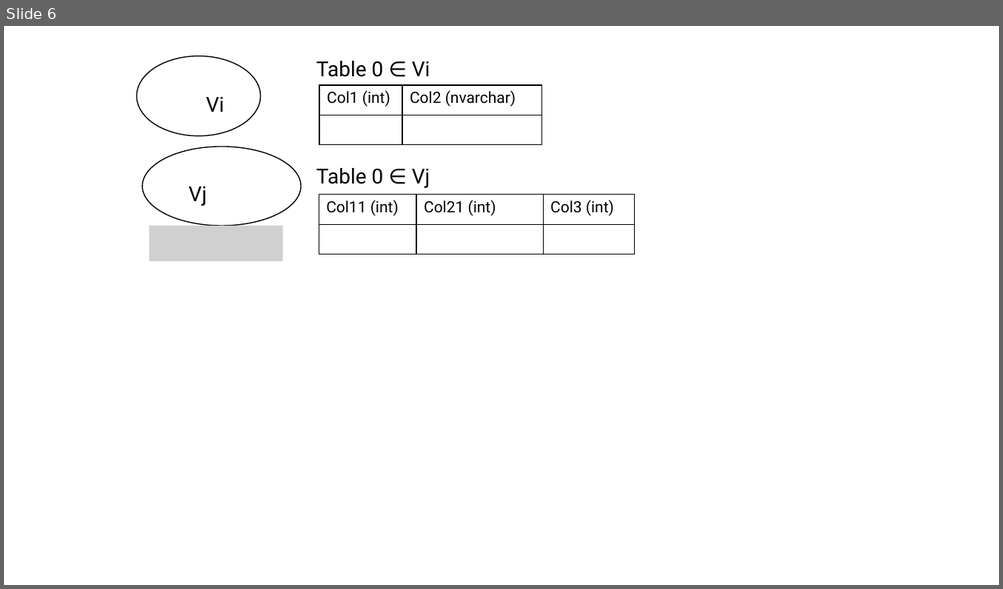
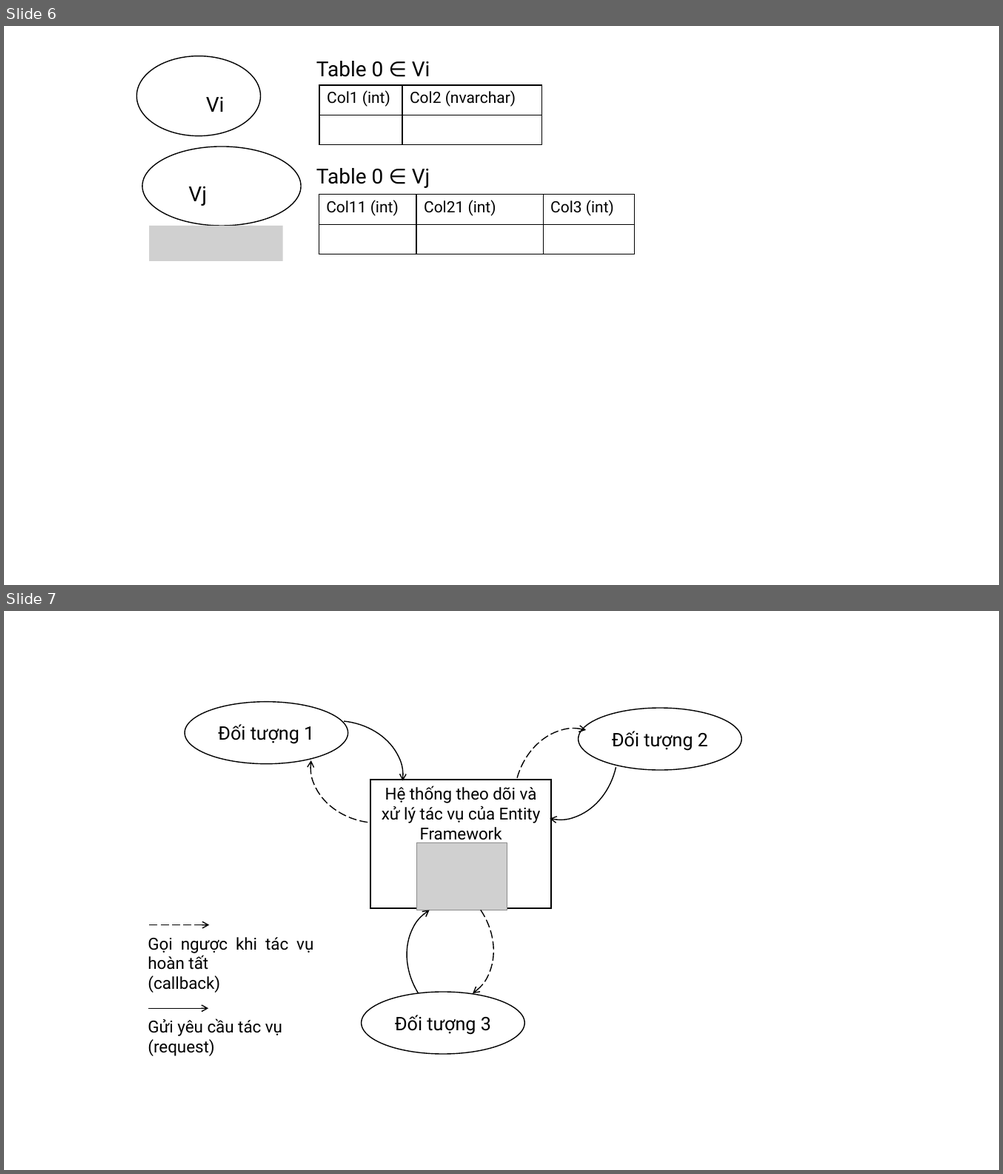
Before and after one commit to tuanhud/QuanLyTaiSan, a slide deck: _BaoCao/quocdunginfo/EF features model.pptx. Shown one above the other, each under a label of ours: slide 6 before the commit, slides 6 and 7 after it. The pictures are 1003x589 and 1003x1174 pixels, drawn with LibreOffice and Linux fonts; fonts in the diff are those of the drawing; grey boxes stand for pictures. Boxes give left, top, right and bottom in pixels: in the first picture for what was removed or moved away, otherwise in the second. Text is boxed around its words. In the diff, an @@ line names an element or a change of style, - is before the commit and + after.

```diff
--- a/_BaoCao/quocdunginfo/EF features model.pptx
+++ b/_BaoCao/quocdunginfo/EF features model.pptx
@@ slide 7 added at bbox=[4, 611, 999, 1170], background #FFFFFF @@
@@ arc (boxed as its full ellipse) added at bbox=[498, 681, 631, 831], outline #000000 1 pt @@
@@ ellipse added at bbox=[185, 702, 348, 764], fill #FFFFFF, outline #000000 1 pt, 18 pt, text #000000 @@
+Đối tượng 1
@@ arc (boxed as its full ellipse) added at bbox=[268, 714, 408, 834], outline #000000 1 pt @@
@@ arc (boxed as its full ellipse) added at bbox=[304, 708, 447, 832], outline #000000 1 pt dashed @@
@@ arc (boxed as its full ellipse) added at bbox=[499, 716, 637, 869], outline #000000 1 pt dashed @@
@@ ellipse added at bbox=[578, 708, 742, 770], fill #FFFFFF, outline #000000 1 pt, 18 pt, text #000000 @@
+Đối tượng 2
@@ rectangle added at bbox=[370, 780, 551, 908], fill #FFFFFF, outline #000000 1 pt, 16 pt, text #000000 @@
+Hệ thống theo dõi và xử lý tác vụ của Entity Framework
@@ picture added at bbox=[418, 843, 507, 910] @@
@@ arc (boxed as its full ellipse) added at bbox=[356, 857, 518, 1024], outline #000000 1 pt dashed @@
@@ arc (boxed as its full ellipse) added at bbox=[384, 883, 543, 1049], outline #000000 1 pt @@
@@ text added at bbox=[148, 937, 313, 993], 16 pt, text #000000 @@
+Gọi ngược khi tác vụ hoàn tất
+(callback)
@@ arrow added from (150, 925) to (209, 925), #000000 1 pt dashed @@
@@ arrow added from (149, 1008) to (208, 1008), #000000 1 pt @@
@@ ellipse added at bbox=[361, 992, 525, 1054], fill #FFFFFF, outline #000000 1 pt, 18 pt, text #000000 @@
+Đối tượng 3
@@ text added at bbox=[148, 1019, 282, 1056], 16 pt, text #000000 @@
+Gửi yêu cầu tác vụ
+(request)
```
Also in this commit, not shown: 1 other file.
